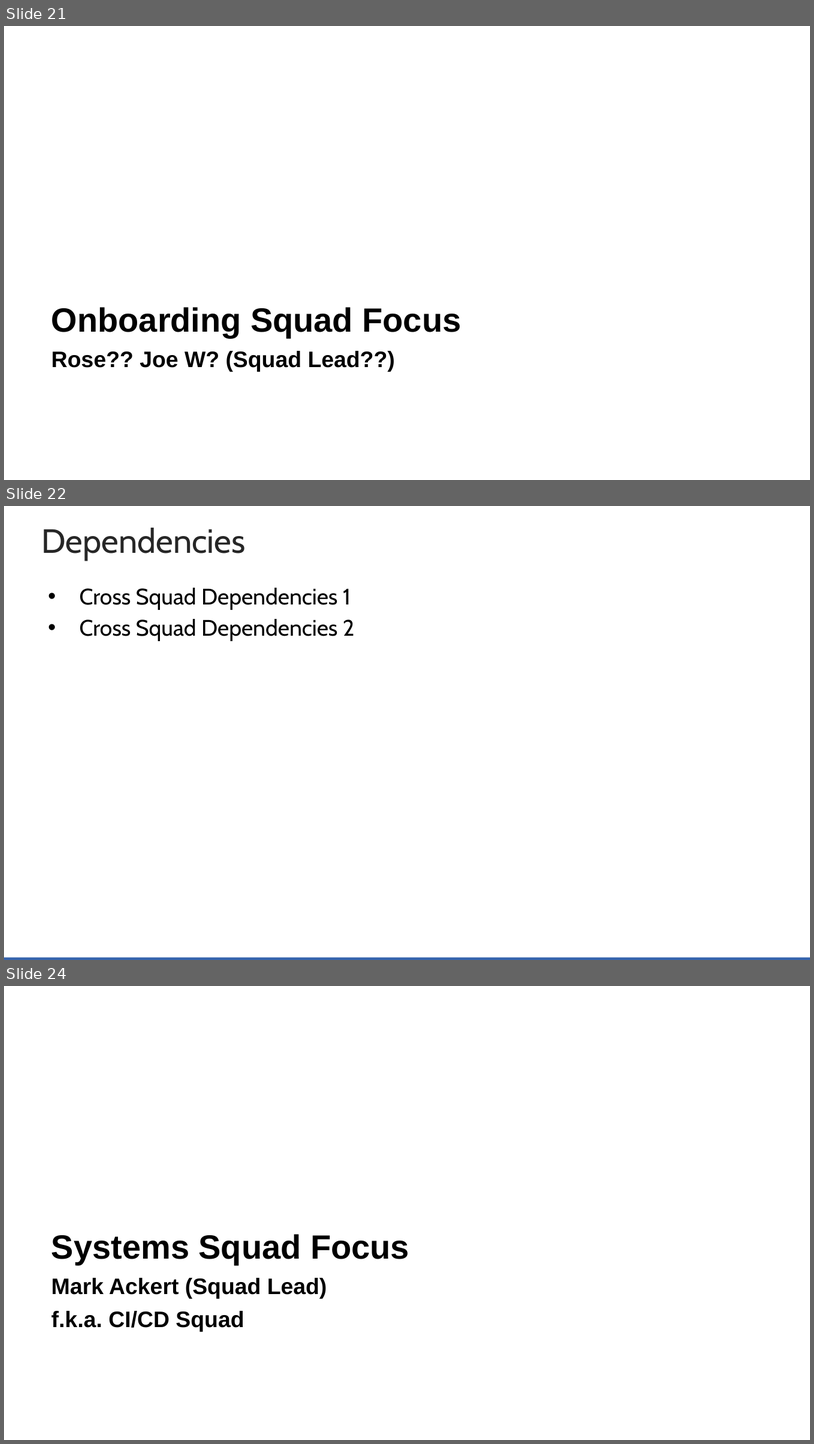
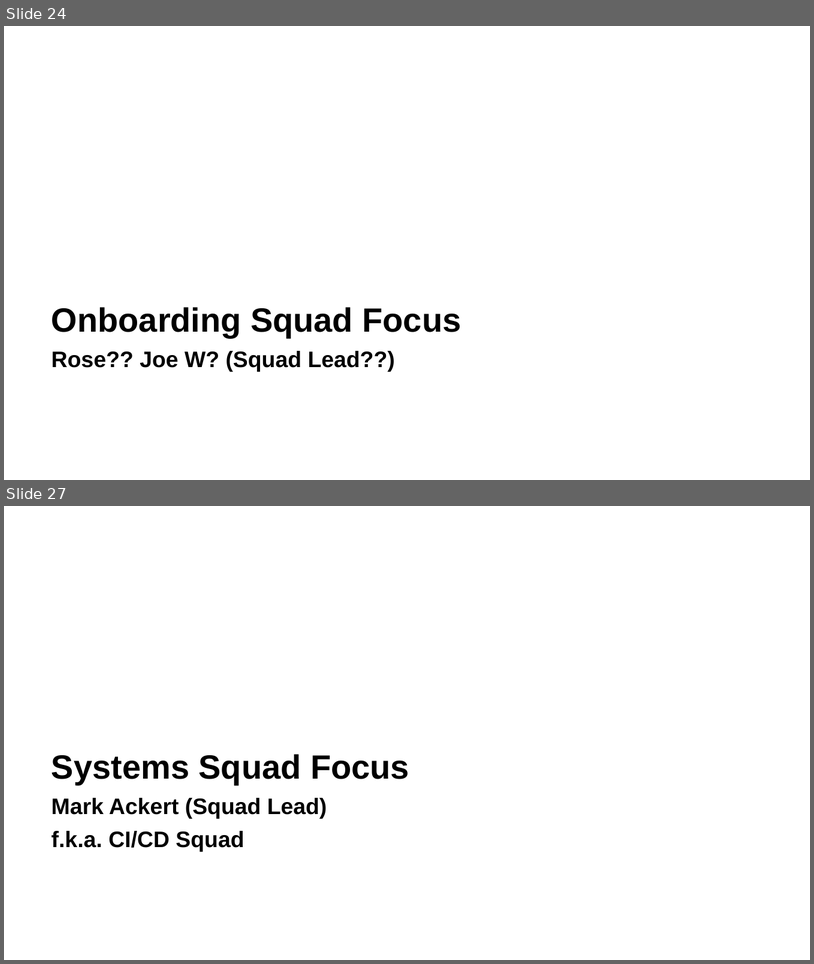
Before and after one commit to zowe/community, a slide deck: Project Management/20PI3 Planning/Zowe Community Squad Focus for 20PI3.pptx. Shown one above the other, each under a label of ours: slides 21, 22 and 24 before the commit, slides 24 and 27 after it; the slides between them are not shown. The pictures are 814x1444 and 814x964 pixels, drawn with LibreOffice and Linux fonts; fonts in the diff are those of the drawing; background and template pictures are left out. Boxes give left, top, right and bottom in pixels: in the first picture for what was removed or moved away, otherwise in the second. Text is boxed around its words. In the diff, an @@ line names an element or a change of style, - is before the commit and + after.

Commit message:
Update for webui squad

```diff
--- a/Project Management/20PI3 Planning/Zowe Community Squad Focus for 20PI3.pptx
+++ b/Project Management/20PI3 Planning/Zowe Community Squad Focus for 20PI3.pptx
@@ slide 22 removed at (4,506,810,960), background #FFFFFF @@
@@ title removed at (42,528,246,561) @@
-Dependencies
@@ text removed at (80,588,355,641) @@
-• Cross Squad Dependencies 1
-• Cross Squad Dependencies 2
@@ rectangle removed at (4,957,810,960) @@
@@ what was slide 21 is now slide 24 @@
@@ what was slide 24 is now slide 27 @@
```
Also in this commit, not shown: 24 slides changed, 5 slides added, 1 other slide removed.
